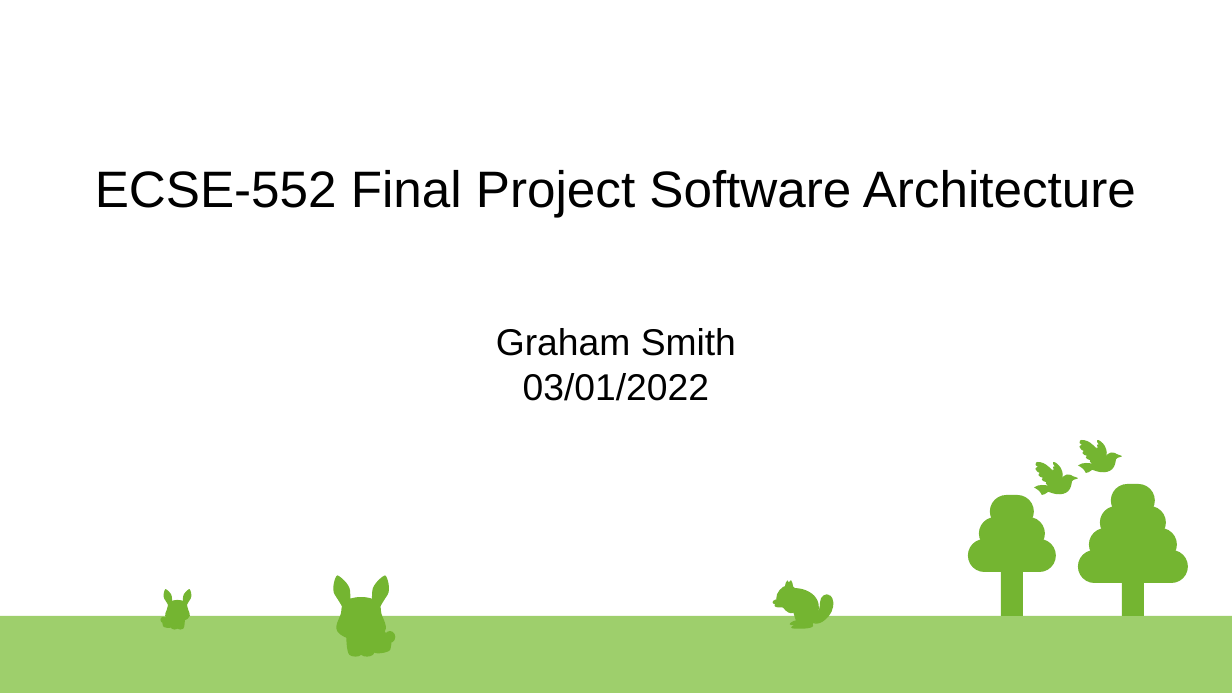
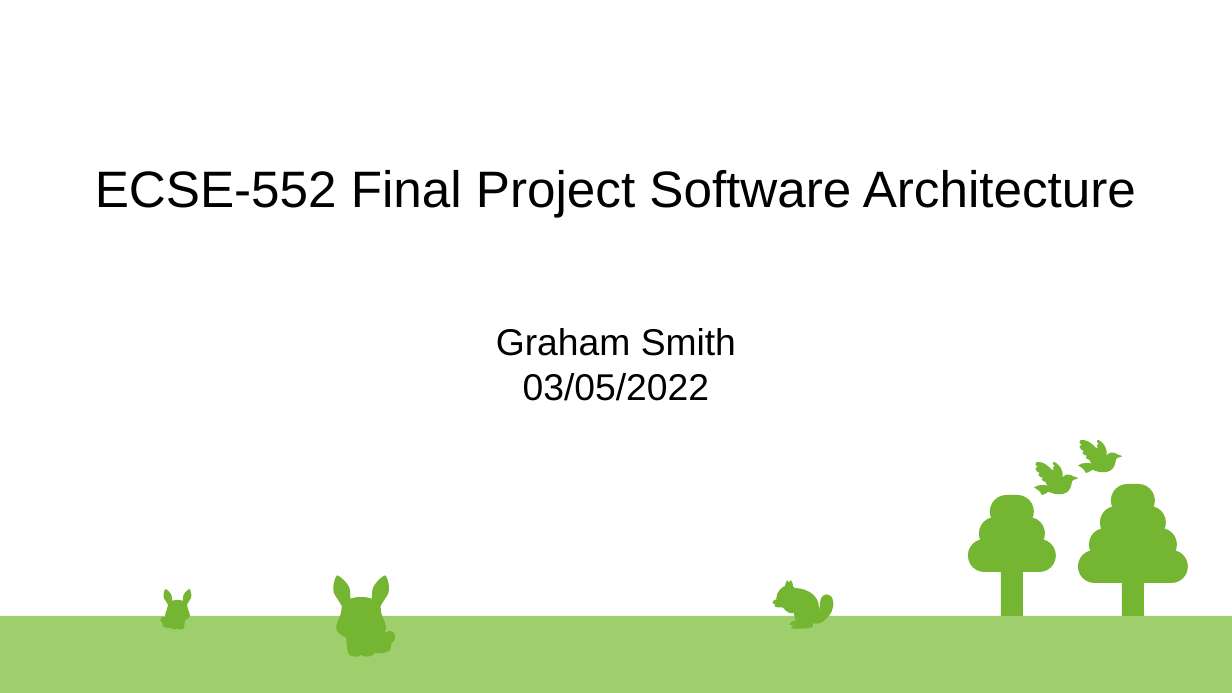
Before and after one commit to rgmartin/ECSE-552-Final-Project, a slide deck: slide 1 of Planning Documentation/Software Architecture.odp. Drawn at 1232x693 pixels with LibreOffice and Linux fonts; fonts in the diff are those of the drawing. Boxes give left, top, right and bottom in pixels: in the first picture for what was removed or moved away, otherwise in the second. Text is boxed around its words. In the diff, an @@ line names an element or a change of style, - is before the commit and + after.

Commit message:
Renaming files and software architecture revisions
 - Added visual component to display software architecture.
 - Copied and renamed librosa wrapper code to 'feature_extraction.py' to match architecture
- Renamed notebook file to match architecture

```diff
--- a/Planning Documentation/Software Architecture.odp
+++ b/Planning Documentation/Software Architecture.odp
@@ subtitle at <box>523,373,709,401</box>: text changed @@
-03/01/2022
+03/05/2022
```
Also in this commit, not shown: 1 slide added, 6 other files.
